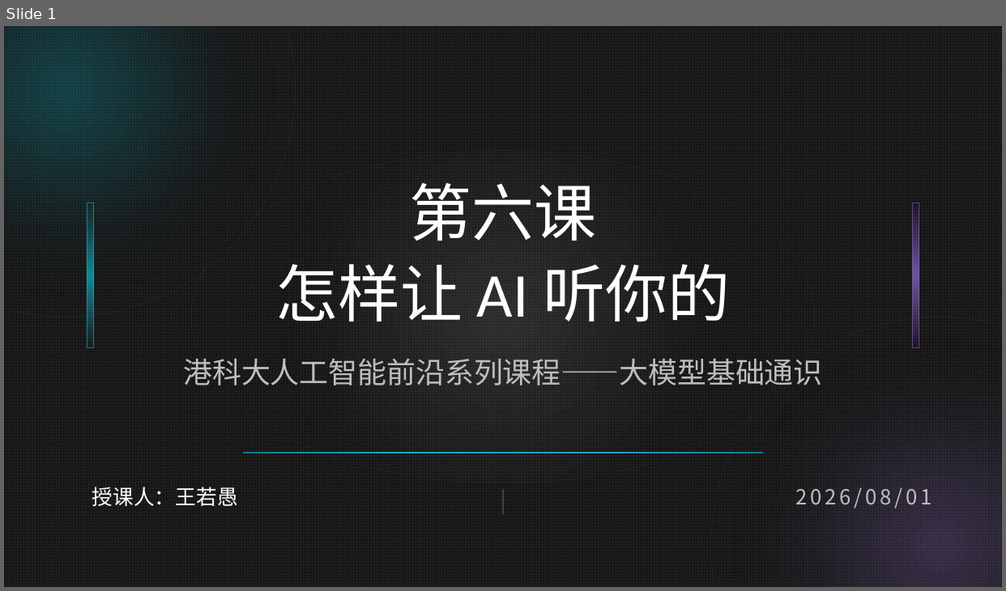
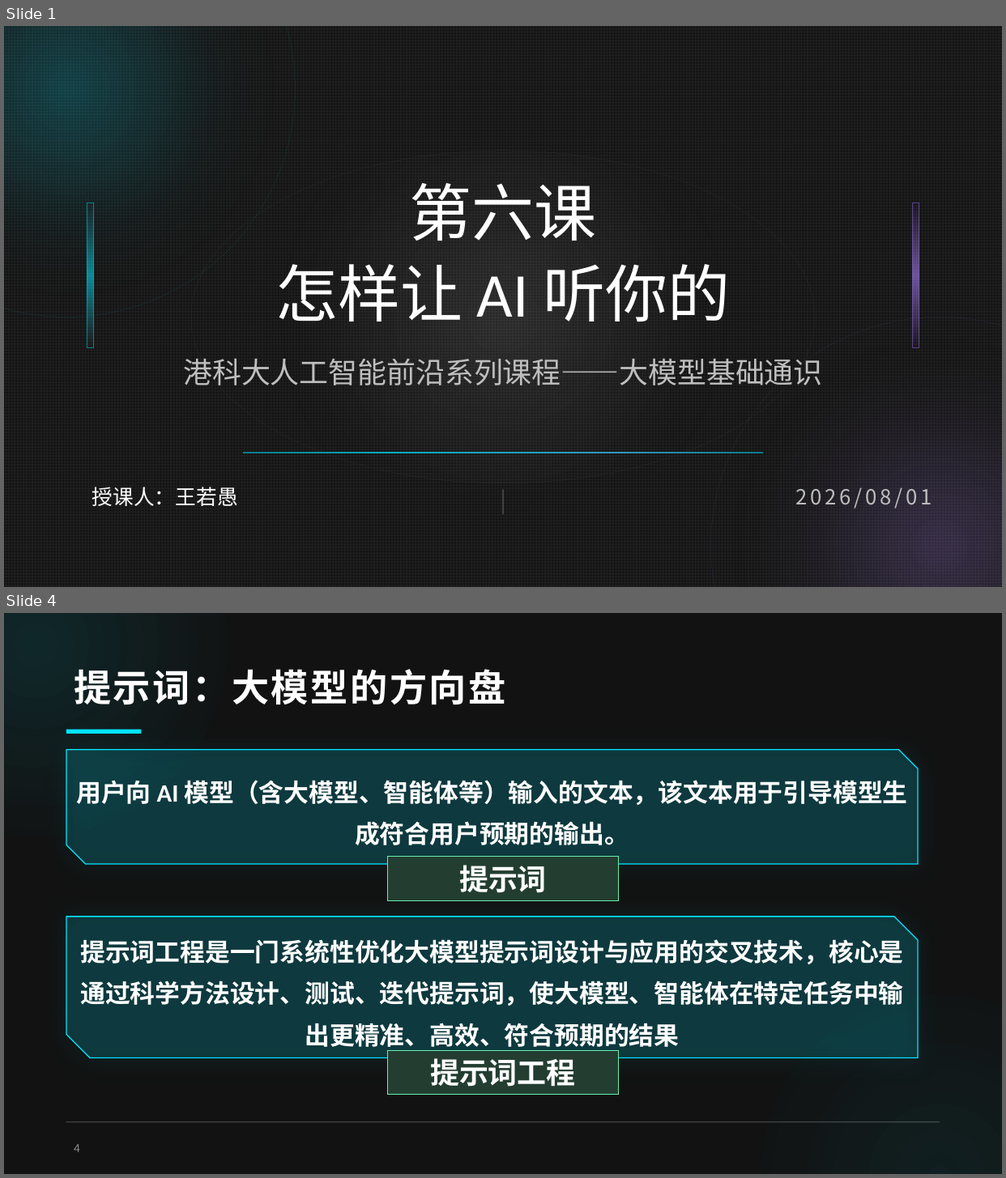
Before and after one commit to TramsWang/Intro2AITechs, a slide deck: 1-基础通识部分/8课时/第6课.pptx. Shown one above the other, each under a label of ours: slide 1 before the commit, slides 1 and 4 after it; the slides between them are not shown. The pictures are 1006x591 and 1006x1178 pixels, drawn with LibreOffice and Linux fonts; fonts in the diff are those of the drawing. Boxes give left, top, right and bottom in pixels: in the first picture for what was removed or moved away, otherwise in the second. Text is boxed around its words. In the diff, an @@ line names an element or a change of style, - is before the commit and + after.

```diff
--- a/1-基础通识部分/8课时/第6课.pptx
+++ b/1-基础通识部分/8课时/第6课.pptx
@@ slide 4 added at (4,613,1002,1174), background #121212 @@
@@ ellipse added at (4,613,233,842), fill gradient #00E5FF @@
@@ title added at (74,669,506,705), 36 pt, text #FFFFFF, bold @@
+提示词：大模型的方向盘
@@ rounded rectangle added at (66,730,141,735), fill #00E5FF @@
@@ snip diag rect added at (66,750,918,865), fill #00E5FF at 15% opacity, outline #00E5FF 1 pt @@
@@ text added at (76,780,908,845), 24 pt, text #FFFFFF, bold @@
+用户向 AI 模型（含大模型、智能体等）输入的文本，该文本用于引导模型生成符合用户预期的输出。
@@ rectangle added at (387,856,619,901), fill #233E31, outline #69F0AE 1 pt, 28 pt, text #FFFFFF, bold @@
+提示词
@@ snip diag rect added at (66,917,918,1059), fill #00E5FF at 15% opacity, outline #00E5FF 1 pt @@
@@ text added at (80,939,903,1052), 24 pt, text #FFFFFF, bold @@
+提示词工程是一门系统性优化大模型提示词设计与应用的交叉技术，核心是通过科学方法设计、测试、迭代提示词，使大模型、智能体在特定任务中输出更精准、高效、符合预期的结果
@@ ellipse added at (752,987,1002,1174), fill gradient #00E5FF @@
@@ rectangle added at (387,1051,619,1095), fill #233E31, outline #69F0AE 1 pt, 28 pt, text #FFFFFF, bold @@
+提示词工程
@@ line added from (66, 1122) to (940, 1122), #FFFFFF 1 pt @@
@@ page number added at (74,1144,80,1152), 12 pt, text #8C8C8C @@
+4
```
Also in this commit, not shown: 13 slides changed, 3 other slides added, 20 other files.
